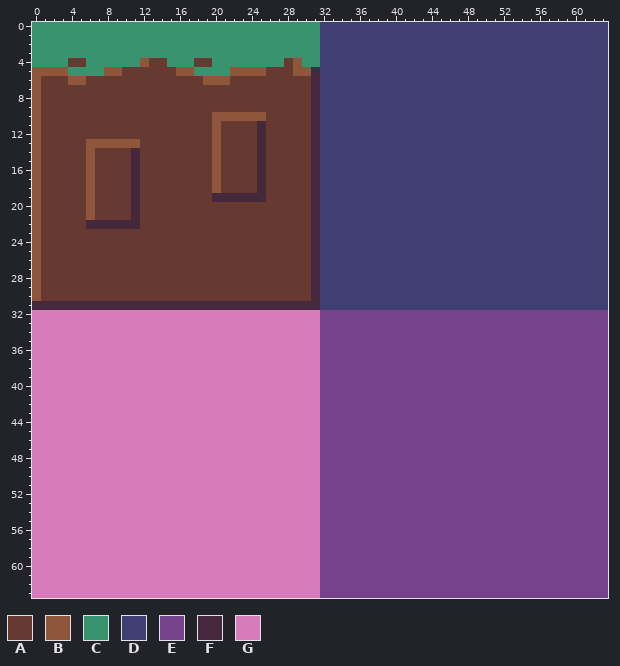
Pixel-art file -- Assets/Art/Tilesets/4tiles.aseprite. Above: the version before the commit.
64x64 pixels, 1 frame.
Palette (. is transparent): A #663931  B #8f563b  C #37946e  D #3f3f74  E #76428a  F #45283c  G #d77bba
And afterwards:
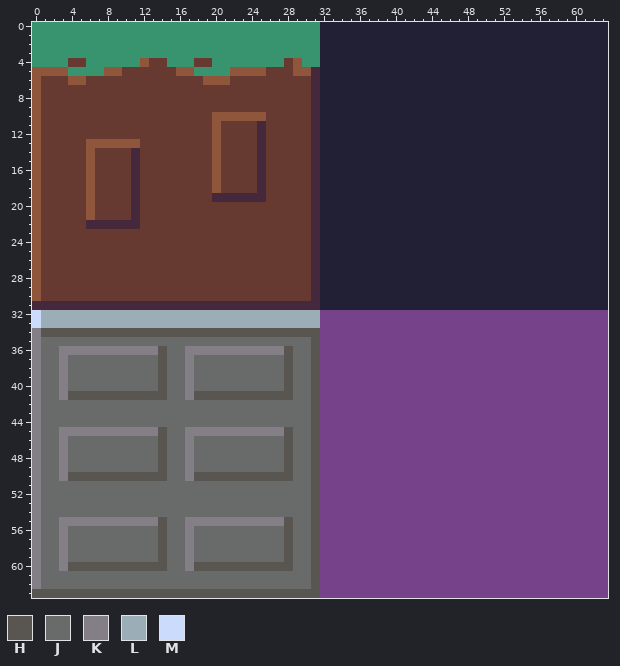
Colours new in this view: H #595652  J #696a6a  K #847e87  L #9badb7  M #cbdbfc
Changes in this commit:
colour D: #3f3f74 -> #222034
Changed rows in their new state; - is a pixel that keeps its letter.
first column x 0:
32 MLLLLLLLLLLLLLLLLLLLLLLLLLLLLLLL
33 MLLLLLLLLLLLLLLLLLLLLLLLLLLLLLLL
34 KHHHHHHHHHHHHHHHHHHHHHHHHHHHHHHH
35 KJJJJJJJJJJJJJJJJJJJJJJJJJJJJJJH
36 KJJKKKKKKKKKKKHJJKKKKKKKKKKKHJJH
37 KJJKJJJJJJJJJJHJJKJJJJJJJJJJHJJH
38 KJJKJJJJJJJJJJHJJKJJJJJJJJJJHJJH
39 KJJKJJJJJJJJJJHJJKJJJJJJJJJJHJJH
40 KJJKJJJJJJJJJJHJJKJJJJJJJJJJHJJH
41 KJJKHHHHHHHHHHHJJKHHHHHHHHHHHJJH
42 KJJJJJJJJJJJJJJJJJJJJJJJJJJJJJJH
43 KJJJJJJJJJJJJJJJJJJJJJJJJJJJJJJH
44 KJJJJJJJJJJJJJJJJJJJJJJJJJJJJJJH
45 KJJKKKKKKKKKKKHJJKKKKKKKKKKKHJJH
46 KJJKJJJJJJJJJJHJJKJJJJJJJJJJHJJH
47 KJJKJJJJJJJJJJHJJKJJJJJJJJJJHJJH
48 KJJKJJJJJJJJJJHJJKJJJJJJJJJJHJJH
49 KJJKJJJJJJJJJJHJJKJJJJJJJJJJHJJH
50 KJJKHHHHHHHHHHHJJKHHHHHHHHHHHJJH
51 KJJJJJJJJJJJJJJJJJJJJJJJJJJJJJJH
52 KJJJJJJJJJJJJJJJJJJJJJJJJJJJJJJH
53 KJJJJJJJJJJJJJJJJJJJJJJJJJJJJJJH
54 KJJJJJJJJJJJJJJJJJJJJJJJJJJJJJJH
55 KJJKKKKKKKKKKKHJJKKKKKKKKKKKHJJH
56 KJJKJJJJJJJJJJHJJKJJJJJJJJJJHJJH
57 KJJKJJJJJJJJJJHJJKJJJJJJJJJJHJJH
58 KJJKJJJJJJJJJJHJJKJJJJJJJJJJHJJH
59 KJJKJJJJJJJJJJHJJKJJJJJJJJJJHJJH
60 KJJKHHHHHHHHHHHJJKHHHHHHHHHHHJJH
61 KJJJJJJJJJJJJJJJJJJJJJJJJJJJJJJH
62 KJJJJJJJJJJJJJJJJJJJJJJJJJJJJJJH
63 HHHHHHHHHHHHHHHHHHHHHHHHHHHHHHHH
Boxes around the changes in both pictures, in picture pixels (x1, y1, x2, y2):
changed: (32, 22, 608, 598)
